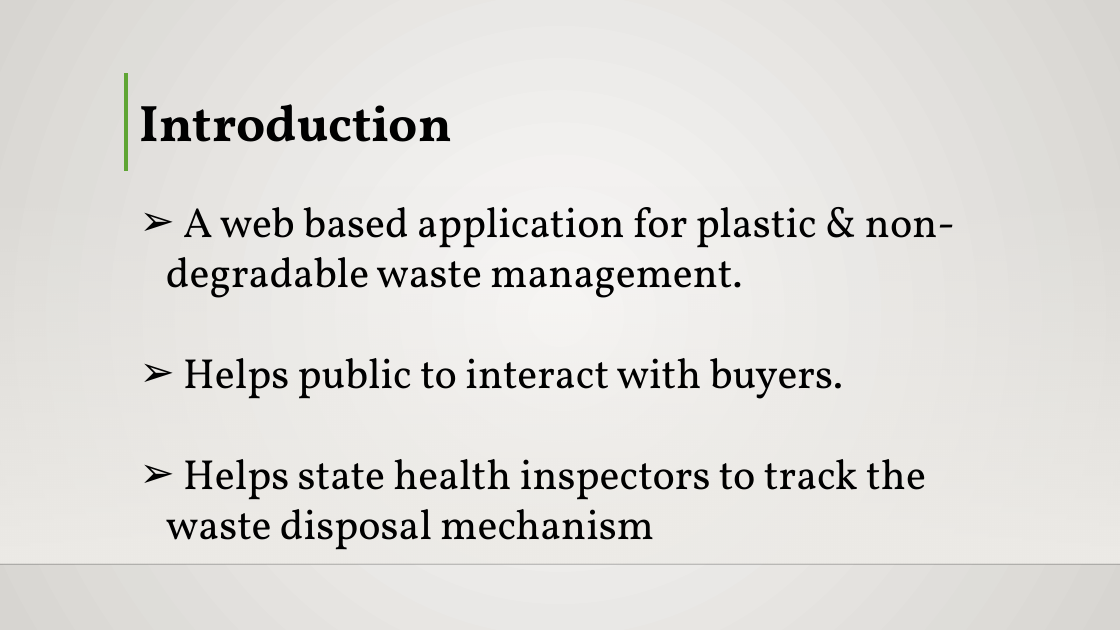
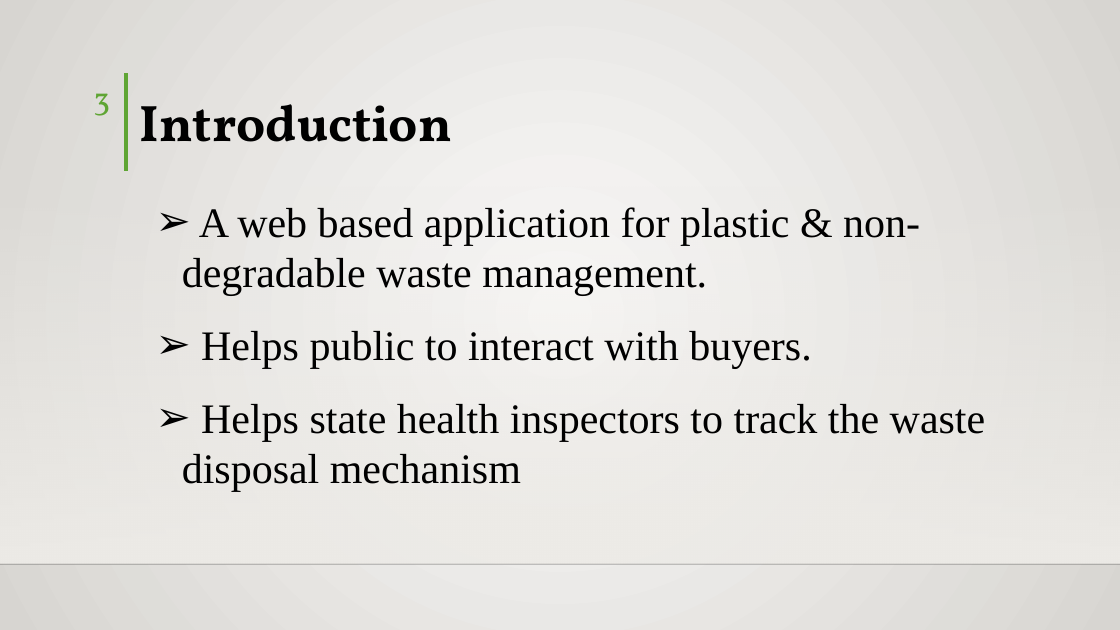
Before and after one commit to hisni/CO227-Project, a slide deck: slide 3 of Presantation/Presentation - Final.pptx. Drawn at 1120x630 pixels with LibreOffice and Linux fonts; fonts in the diff are those of the drawing; background and template pictures are left out. Boxes give left, top, right and bottom in pixels: in the first picture for what was removed or moved away, otherwise in the second. Text is boxed around its words. In the diff, an @@ line names an element or a change of style, - is before the commit and + after.

```diff
--- a/Presantation/Presentation - Final.pptx
+++ b/Presantation/Presentation - Final.pptx
@@ page number added at [93, 93, 110, 116], 28 pt, text #5FA534 @@
+3
@@ text "A web based application for ...": place and size @@
-text "A web based application for ..." at [166, 207, 955, 550]
+text "A web based application for ..." at [182, 207, 986, 491]
@@ text "A web based application for ..." at [182, 207, 986, 491]: font Vollkorn to Times New Roman @@
```
Also in this commit, not shown: 6 other slides changed.
